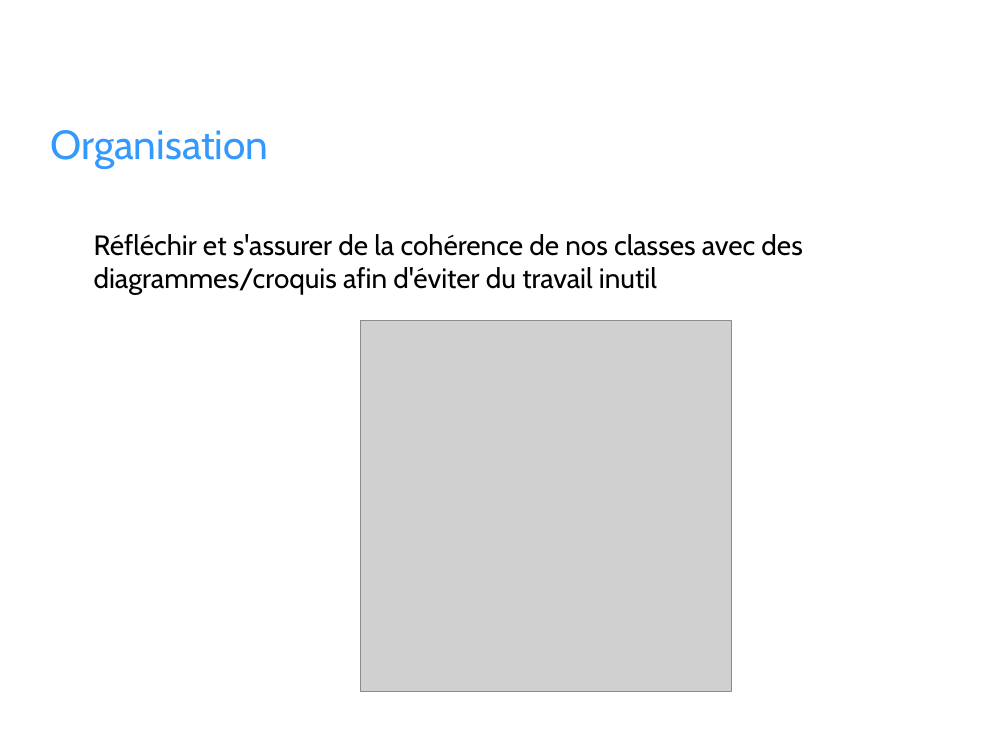
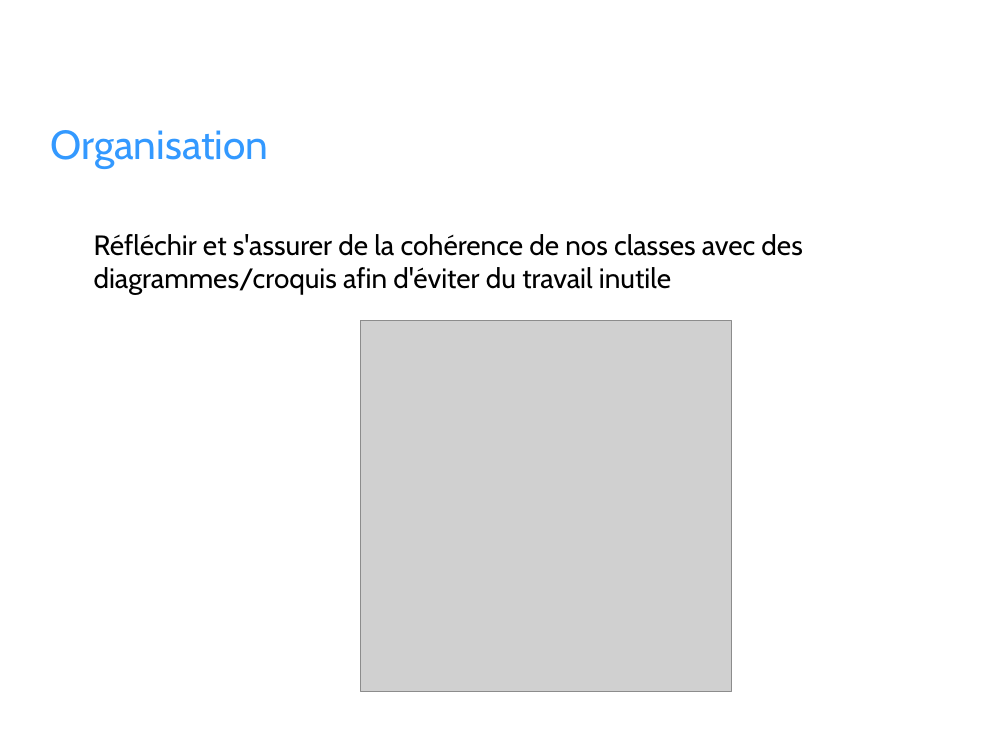
Before and after one commit to Eliroas/Bataille_navale, a slide deck: slide 8 of Soutenance/Presentation.odp. Drawn at 1008x756 pixels with LibreOffice and Linux fonts; fonts in the diff are those of the drawing; grey boxes stand for pictures; background and template pictures are left out. Boxes give left, top, right and bottom in pixels: in the first picture for what was removed or moved away, otherwise in the second. Text is boxed around its words. In the diff, an @@ line names an element or a change of style, - is before the commit and + after.

```diff
--- a/Soutenance/Presentation.odp
+++ b/Soutenance/Presentation.odp
@@ text at <box>94,234,802,295</box>: text changed @@
-Réfléchir et s'assurer de la cohérence de nos classes avec des diagrammes/croquis afin d'éviter du travail inutil
+Réfléchir et s'assurer de la cohérence de nos classes avec des diagrammes/croquis afin d'éviter du travail inutile
```
Also in this commit, not shown: 3 other slides changed, 1 other file.
